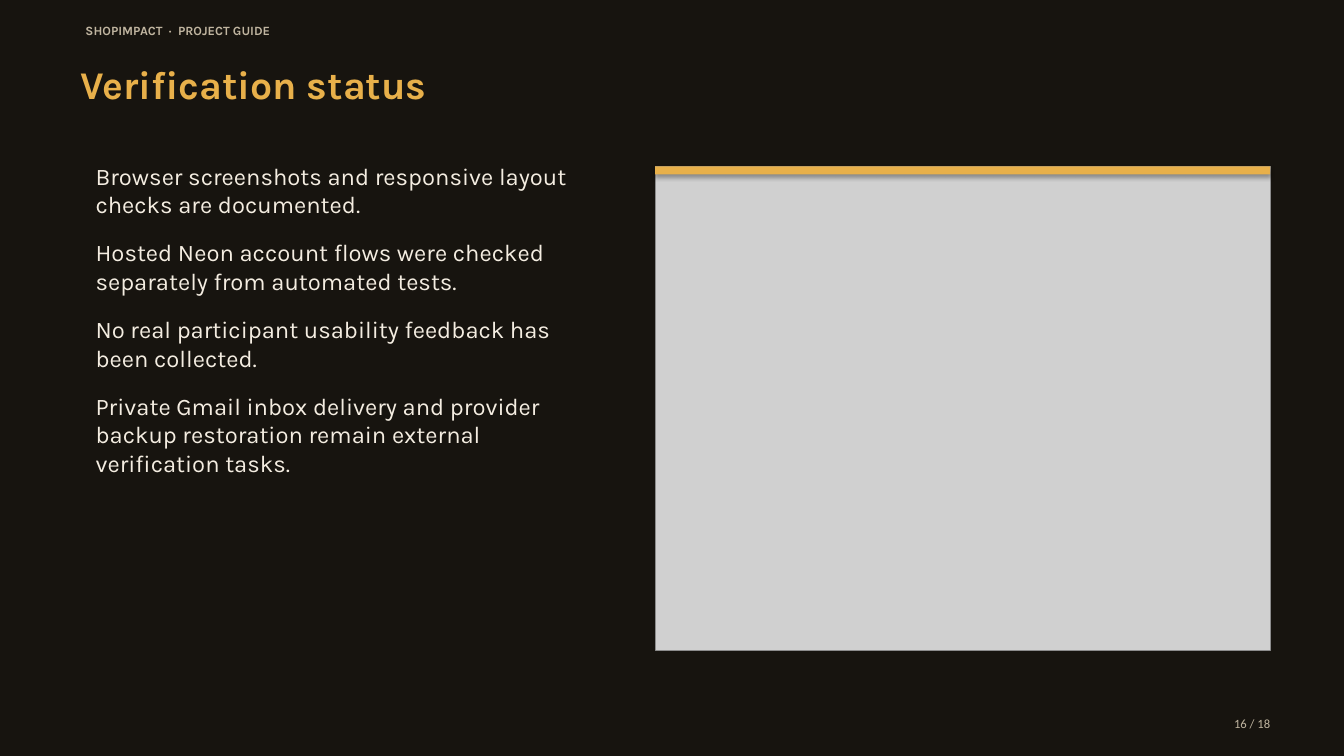
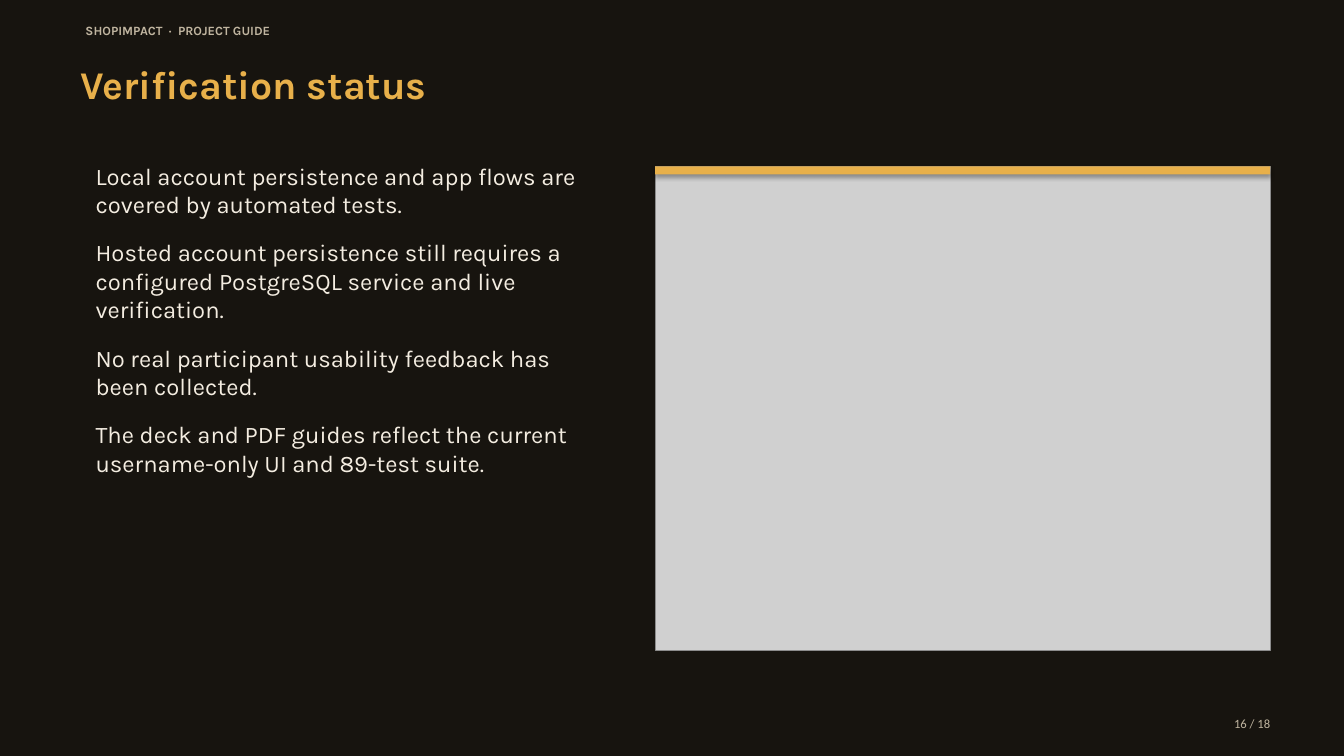
Before and after one commit to kavin-beep/IDAI102_1000527_ShopImpactAI_Kavin-K, a slide deck: slide 16 of output/presentation/ShopImpact_Vibrant_Deck.pptx. Drawn at 1344x756 pixels with LibreOffice and Linux fonts; fonts in the diff are those of the drawing; grey boxes stand for pictures. Boxes give left, top, right and bottom in pixels: in the first picture for what was removed or moved away, otherwise in the second. Text is boxed around its words. In the diff, an @@ line names an element or a change of style, - is before the commit and + after.

```diff
--- a/output/presentation/ShopImpact_Vibrant_Deck.pptx
+++ b/output/presentation/ShopImpact_Vibrant_Deck.pptx
@@ text at (96, 168, 575, 319): text changed @@
-Browser screenshots and responsive layout checks are documented.
-Hosted Neon account flows were checked separately from automated tests.
+Local account persistence and app flows are covered by automated tests.
+Hosted account persistence still requires a configured PostgreSQL service and live verification.
@@ text at (96, 426, 567, 478): text changed @@
-Private Gmail inbox delivery and provider backup restoration remain external verification tasks.
+The deck and PDF guides reflect the current username-only UI and 89-test suite.
```
Also in this commit, not shown: 8 other slides changed, 1 slide added, 1 slide removed, 13 other files.
